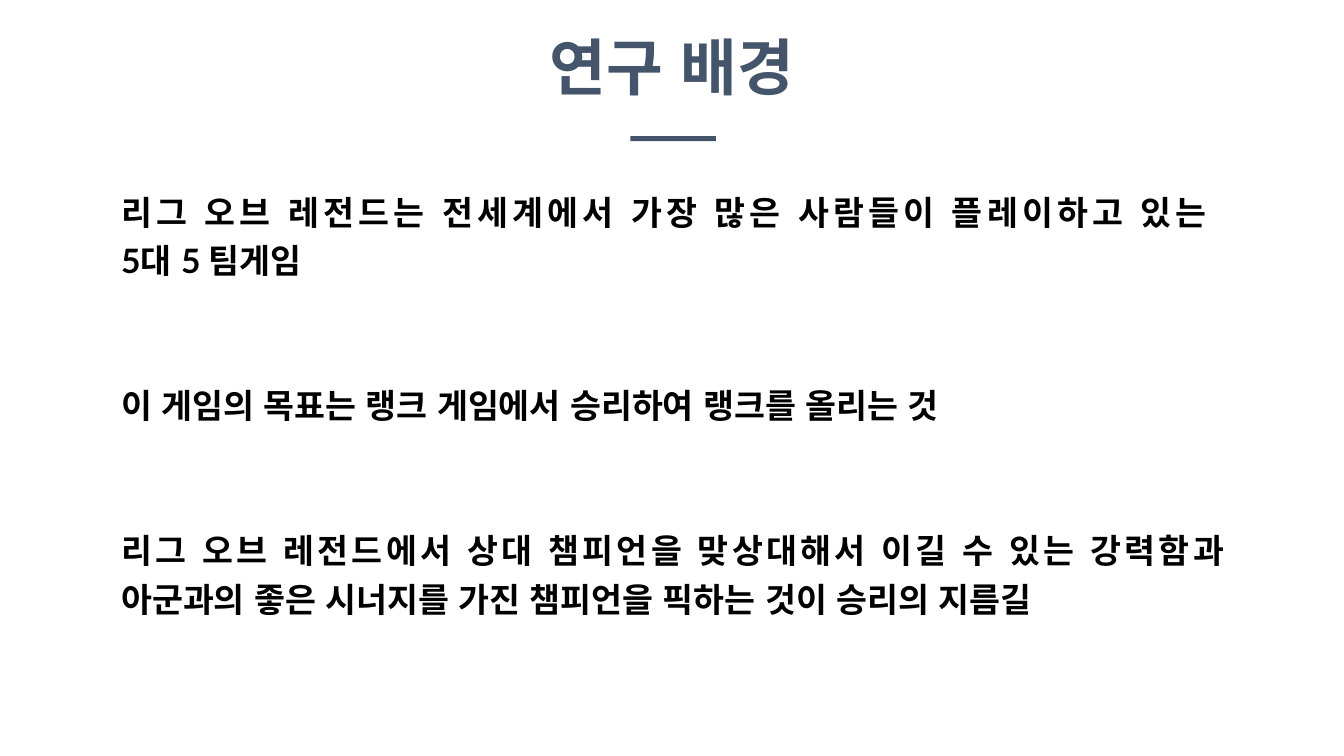
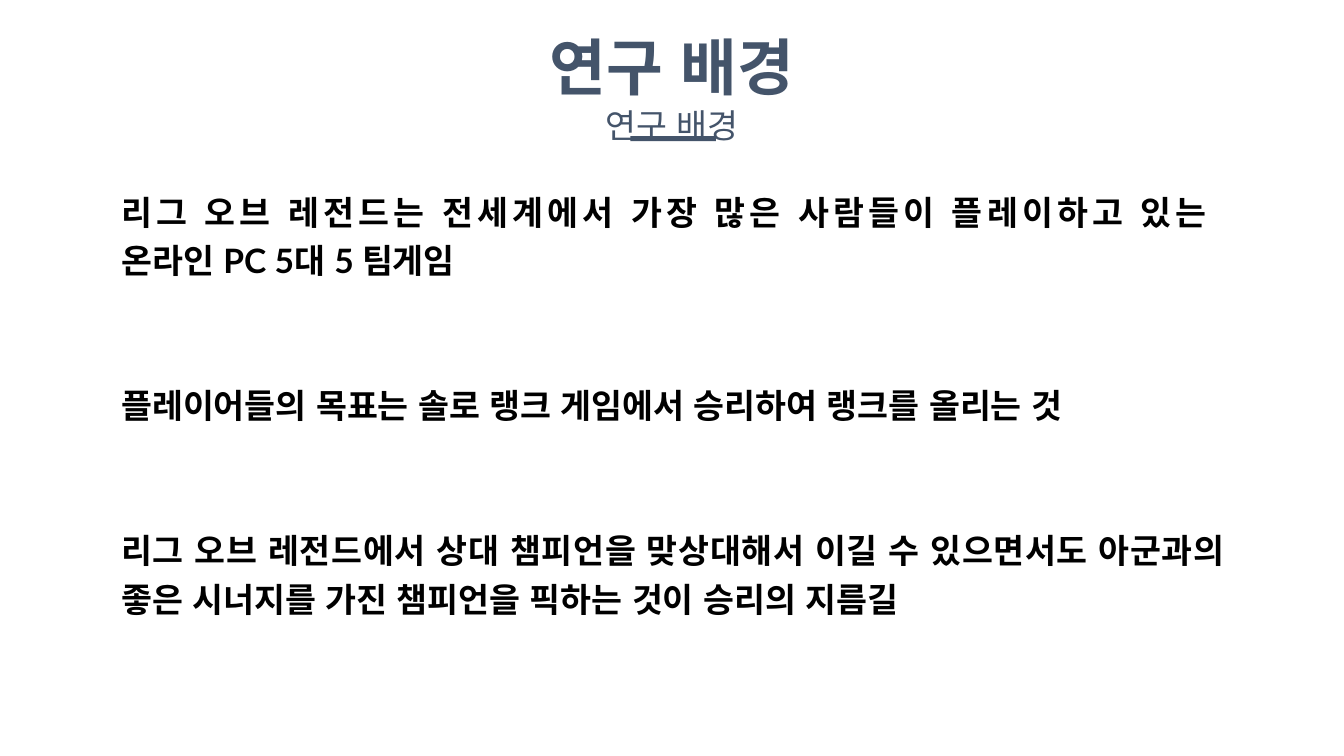
Before and after one commit to realuda/KHU2022-CapstoneDesign2-LCI, a slide deck: slide 3 of doc/발표자료/0927_캡스톤디자인2_발표자료_2016104118김형석.pptx. Drawn at 1344x756 pixels with LibreOffice and Linux fonts; fonts in the diff are those of the drawing. Boxes give left, top, right and bottom in pixels: in the first picture for what was removed or moved away, otherwise in the second. Text is boxed around its words. In the diff, an @@ line names an element or a change of style, - is before the commit and + after.

```diff
--- a/doc/발표자료/0927_캡스톤디자인2_발표자료_2016104118김형석.pptx
+++ b/doc/발표자료/0927_캡스톤디자인2_발표자료_2016104118김형석.pptx
@@ text added at (605, 110, 739, 141), 24 pt, text #44546A @@
+연구 배경
@@ text at (121, 196, 1225, 615): text changed @@
-리그 오브 레전드는 전세계에서 가장 많은 사람들이 플레이하고 있는
-5대 5 팀게임
-이 게임의 목표는 랭크 게임에서 승리하여 랭크를 올리는 것
-리그 오브 레전드에서 상대 챔피언을 맞상대해서 이길 수 있는 강력함과 아군과의 좋은 시너지를 가진 챔피언을 픽하는 것이 승리의 지름길
+리그 오브 레전드는 전세계에서 가장 많은 사람들이 플레이하고 있는
+온라인 PC 5대 5 팀게임
+플레이어들의 목표는 솔로 랭크 게임에서 승리하여 랭크를 올리는 것
+리그 오브 레전드에서 상대 챔피언을 맞상대해서 이길 수 있으면서도 아군과의 좋은 시너지를 가진 챔피언을 픽하는 것이 승리의 지름길
```
Also in this commit, not shown: 3 other slides changed, 16 other files.
